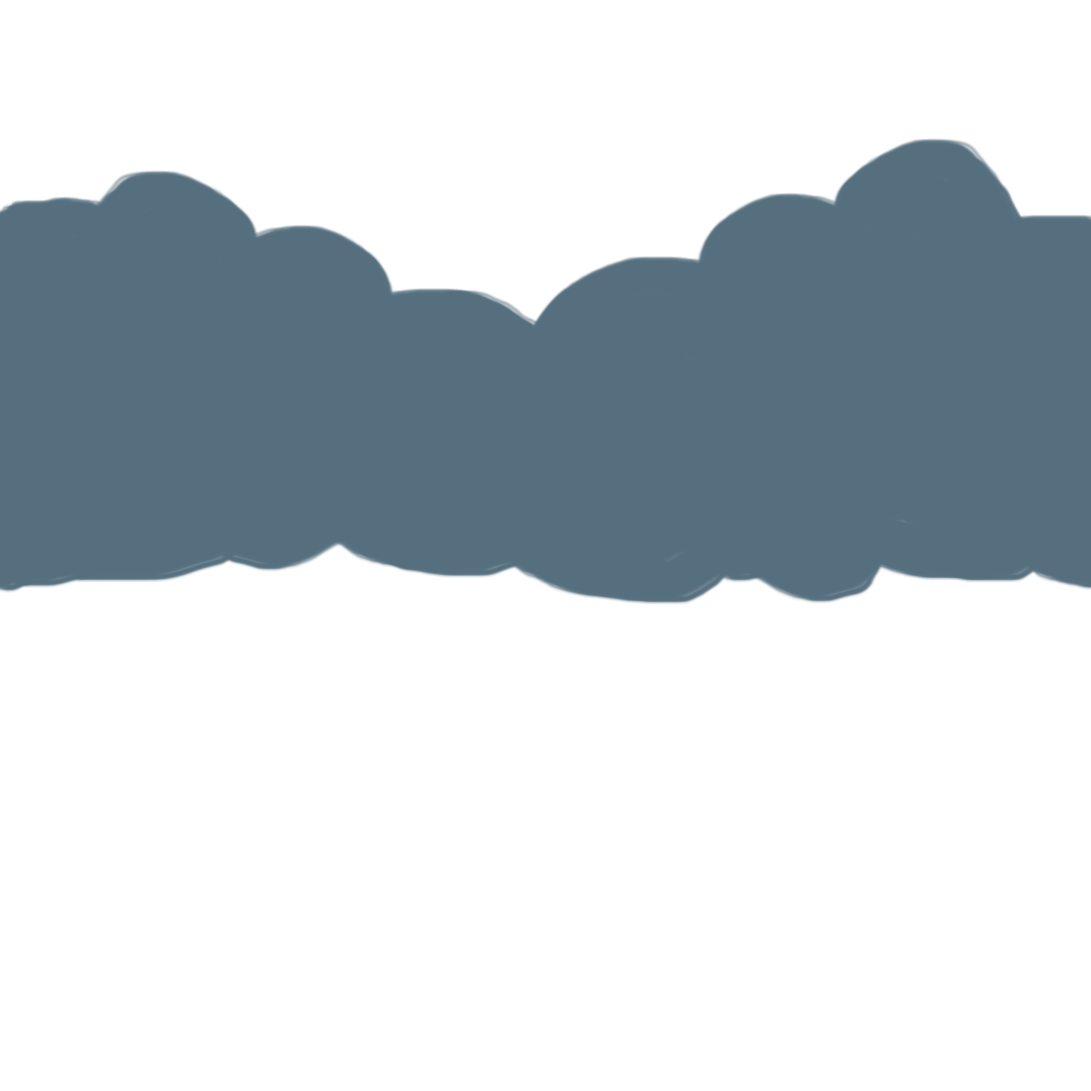
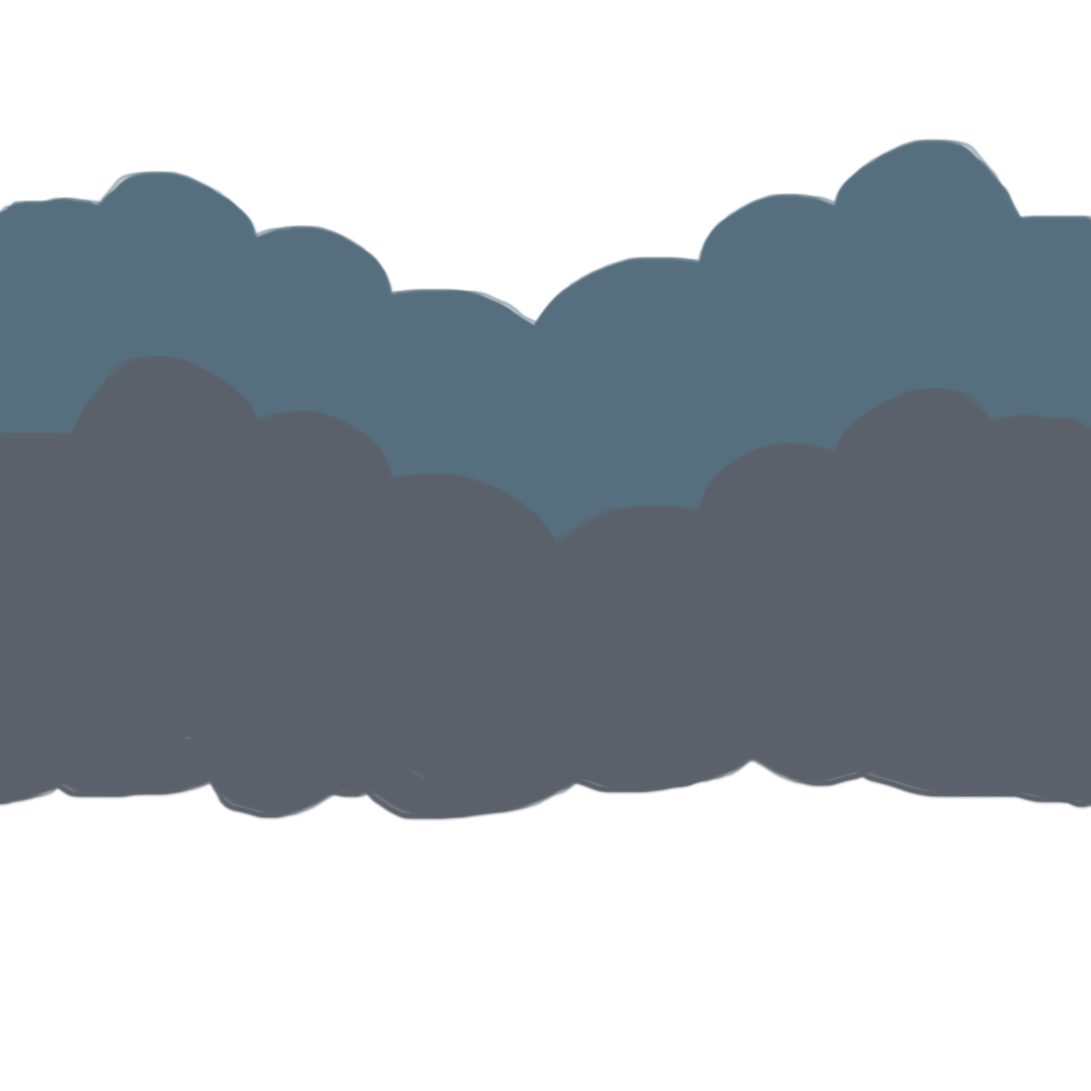
Two versions of the same layered image (1091x1091). Layer-by-layer changes:
showed "Layer 2 copy" over [0, 355, 1091, 822]
